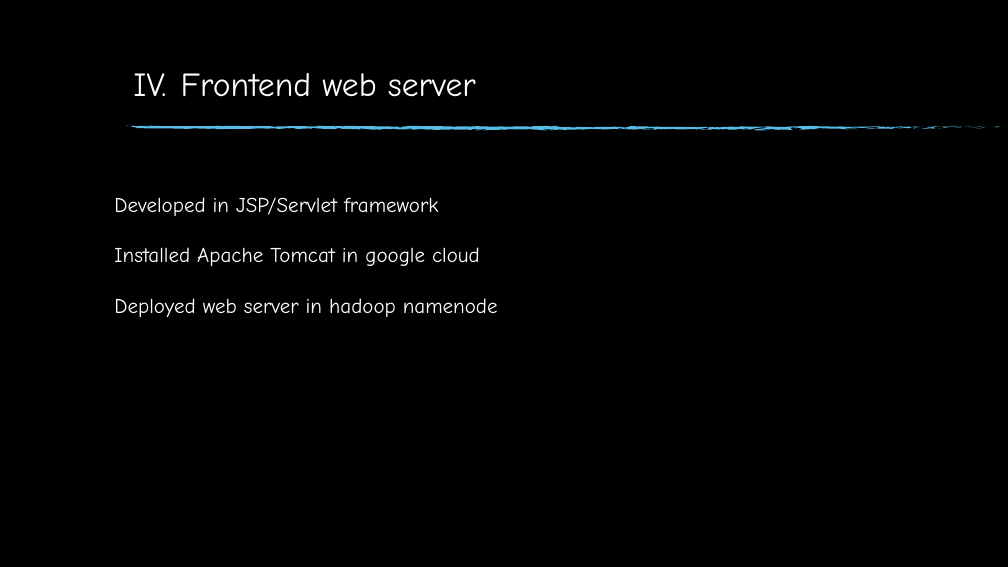
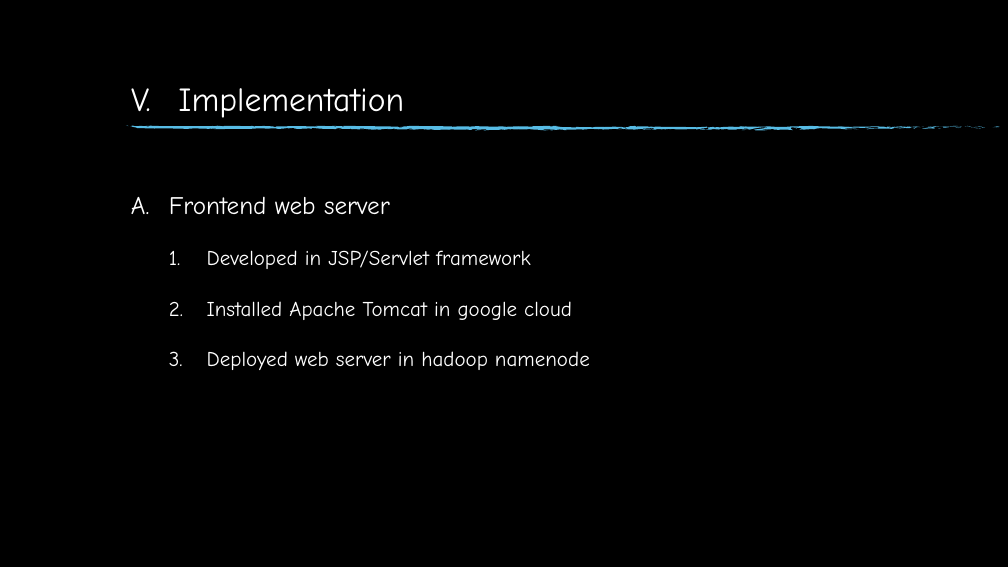
Before and after one commit to GatHors/ImageProcessing, a slide deck: slide 15 of Report & presentation/FinalReport_Gathors.pptm. Drawn at 1008x567 pixels with LibreOffice and Linux fonts; fonts in the diff are those of the drawing; background and template pictures are left out. Boxes give left, top, right and bottom in pixels: in the first picture for what was removed or moved away, otherwise in the second. Text is boxed around its words. In the diff, an @@ line names an element or a change of style, - is before the commit and + after.

Commit message:
Title unified

```diff
--- a/Report & presentation/FinalReport_Gathors.pptm
+++ b/Report & presentation/FinalReport_Gathors.pptm
@@ text added at box(178, 88, 404, 118), 32 pt, text #FFFFFF @@
+V. Implementation
@@ title removed at box(181, 73, 476, 97) @@
-IV. Frontend web server
@@ text "Frontend web server": place and size @@
-text "Frontend web server" at box(114, 197, 498, 317)
+text "Frontend web server" at box(169, 196, 590, 370)
@@ text at box(169, 196, 390, 214): paragraph added @@
+A. Frontend web server
@@ text at box(207, 250, 590, 370): bullet none to 1.; list level 1 to 2 in "Developed in JSP/Servlet framework"; list level 1 to 2 in "Installed Apache Tomcat in google ..."; list level 1 to 2 in "Deployed web server in hadoop ..." @@
```
Also in this commit, not shown: 8 other slides changed, 1 slide removed.
